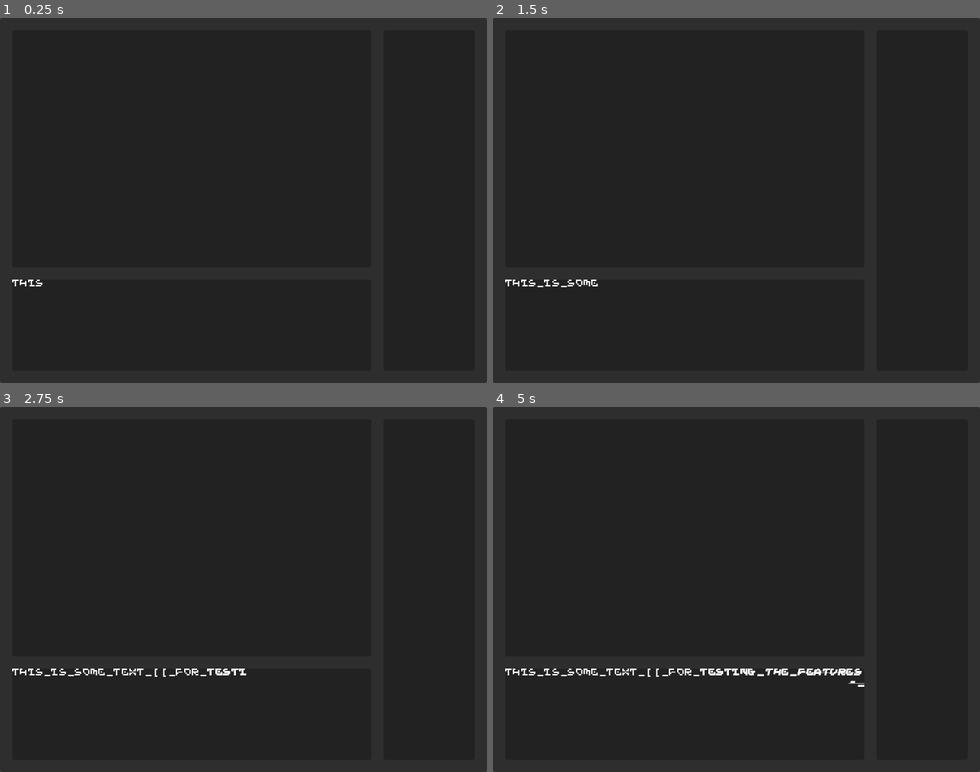
Above: before the commit, frames 1-4 (two rows, left to right).
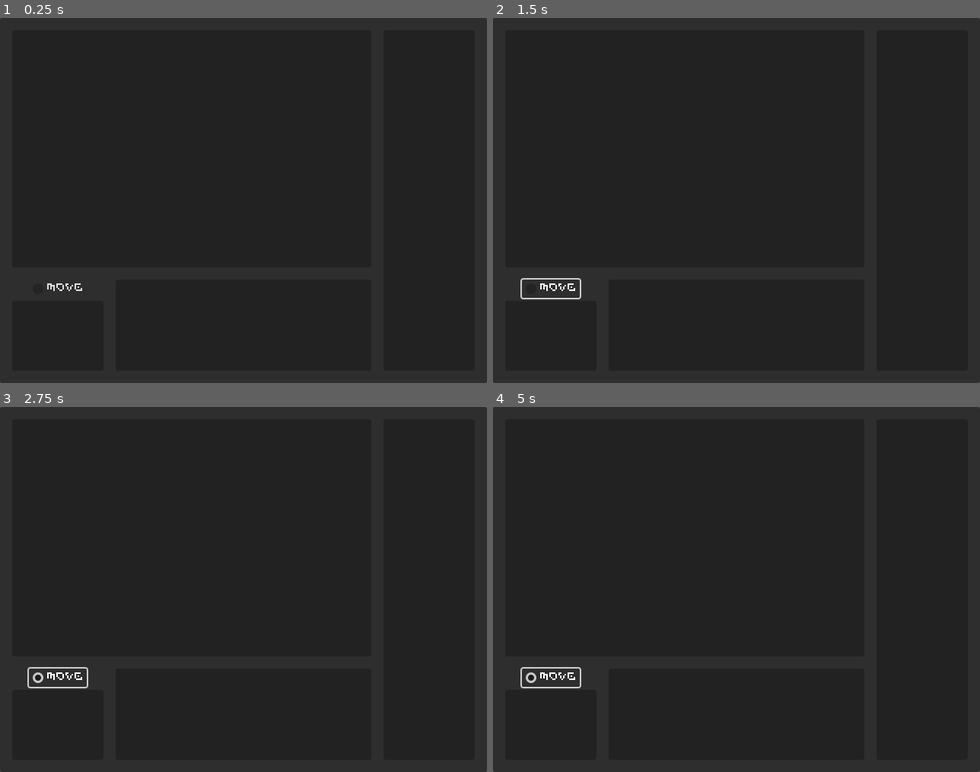
Above: after the commit, the same moments.

Repository: ViciousElia/escaping-ganymede
Game: Godot game, scene res://interfaces/screen_interface.tscn
Two runs of this game, one before a commit and one after it. Both use one fixed random seed, a clock stepped at 60 frames per second and the inputs below. The project has no main scene, so this scene is started directly.
Inputs (mouse positions are in pixels of both pictures, inside the frame that each line leads up to):
- Up to frame 1 (0.25 s): no input
- Up to frame 2 (1.5 s): click (551, 288) at 0.5 s, where only the run after the commit has a clickable "Move"; click (551, 288) at 1.25 s, where only the run after the commit has a clickable "Move"
- Up to frame 3 (2.75 s): click (58, 677) at 2 s, where only the run after the commit has a clickable "Move"
- Up to frame 4 (5 s): tap Enter at 2.75 s; move the mouse to (682, 713) at 2.77 s; click (682, 713) at 2.92 s; move the mouse to (639, 607) at 3.52 s; click (639, 607) at 3.67 s; tap Space at 4.25 s; move the mouse to (785, 509) at 4.27 s; click (785, 509) at 4.42 s

The runs differ from the first frame. In frame 1, 0.1% of the frame differs, in the area x 2-17%, y 71-75%; in frame 2, 0.3%; in frame 3, 0.6%; in frame 4, 1.0%, in the area x 2-77%, y 71-78%.

Commit message:
almost completed MessageInterface. Still need to finish longer Instant Text

Diff:
--- a/interfaces/message_interface.gd
+++ b/interfaces/message_interface.gd
@@ -51,15 +51,31 @@
 ## value after each value. Counts time in milliseconds.
 var _adhoc_timer : int = -1
 
+var _clearing : bool = false
+var _lines : Array[int] = []
+@export var line_size : Vector2i
+@export var char_size : Vector2i
+
 ## Time in milliseconds for [member _blinker] to (dis)appear
 const _BLINK : int = 500
 ## Time in milliseconds for pauses caused by [code][[pause]][/code] signals
 const _PAUSE : int = 750
-
-func _ready() : queue_text("This is some[[pause]] text [[ for [b]testing [i]the [s]features") # pass #
+const _CLEAR : int = 125
+
+func _ready() : pass
+	#queue_text("123456789012345678901234567890123456789012345678901234567890123456789012345678901234567890123456789012345678901234567890123456789012345678901234567890123456789012345678901234567890123456789012345678901234567890123456789012345678901234567890123456789012345678901234567890123456789012345678901234567890123456789012345678901234567890123456789012345678901234567890123456789012345678901234567890123456789012345678901234567890") # pass #
+	#queue_text("This is some[[pause]] text [[ for [b]testing [i]the [s]features") # pass #
 func _process(delta: float) :
 	if !visible : return
-	if _waited :
+	if _clearing :
+		if _adhoc_timer <= 0 :
+			_adhoc_timer = _CLEAR
+			$RichText.text = $RichText.text.substr(_lines[0])
+			_lines.pop_front()
+			if _lines.is_empty() :
+				_clearing = false
+				advance()
+	elif _waited :
 		if _adhoc_timer <= 0 :
 			_adhoc_timer = _BLINK
 			if $RichText.text.ends_with(_blinker) : $RichText.text = $RichText.text.trim_suffix(_blinker)
@@ -70,6 +86,18 @@
 			if _delay == 0 :
 				nextChar = true
 			elif _delay < 0 :
+				var currentString = message_history[_current_message].replace("[[pause]]","").replace("[[wait]]","")
+				var maxLength = line_size.x * (line_size.y - 2)
+				var fullStrip = currentString.replace("[b]","").replace("[/b]","").replace("[i]","").replace("[/i]","").replace("[s]","").replace("[/s]","")
+				if fullStrip.length() < maxLength :
+					_message_progress = currentString.length() + 1
+					$RichText.text = currentString
+					_lines.push_back($RichText.text.length())
+					_queued = false
+					_wait_text()
+				else:
+
+					pass
 				pass # TODO : figure out how to advance text until it's full
 			else :
 				if _adhoc_timer <= 0 :
@@ -87,13 +115,15 @@
 							var commandText = currentString.substr(_message_progress,closeTag+2-_message_progress)
 							match commandText :
 								"[[pause]]" :
+									_message_progress += 9
 									isCommand = true
 									_active = false
 									_adhoc_timer = _PAUSE
-									_message_progress += 9
 								"[[wait]]" :
+									_message_progress += 8
 									isCommand = true
-									_message_progress += 8
+									var lines_length = _lines.reduce(func(accum,number):return accum+number,0)
+									_lines.push_back($RichText.text.length()-lines_length)
 									_wait_text()
 								_: nextChunk = currentString[_message_progress]
 						else : nextChunk = currentString[_message_progress]
@@ -112,8 +142,19 @@
 				if !isCommand :
 					$RichText.text += nextChunk
 					_message_progress += 1
-					if _message_progress >= currentString.length() : _wait_text()
-				pass # TODO : identify when the buffer is full
+					if _message_progress >= currentString.length() :
+						var lines_length = _lines.reduce(func(accum,number):return accum+number,0)
+						_lines.push_back($RichText.text.length()-lines_length)
+						_wait_text()
+					var reducedText = $RichText.text.replace("[b]","").replace("[/b]","").replace("[i]","").replace("[/i]","").replace("[s]","").replace("[/s]","")
+					var lines_length = _lines.reduce(func(accum,number):return accum+number,0)
+					if reducedText.length() - lines_length > line_size.x :
+						var lastSpace = $RichText.text.rfind(" ")
+						if reducedText.length() - lastSpace > line_size.x : _lines.push_back(line_size.x)
+						elif lastSpace > 0 : _lines.push_back(lastSpace - lines_length)
+					if _lines.size()+2 >= line_size.y :
+						_lines.push_back(reducedText.length() - lines_length - _lines[-1])
+						_wait_text()
 		elif _adhoc_timer <= 0 : _active = true
 	else :
 		_delay = 0
@@ -144,14 +185,12 @@
 ## to prevent wasted space in saved games. In addition the [member _queued] and
 ## [member _active] flags are set, and [member _delay] is set to zero.[br][br]
 ## Short-hand for [code]queue_text(text,0)[/code]
-func flash_text(text : String) :
-	if message_history.size() == 256 : message_history.pop_front()
-	_queued = true
-	_active = true
-	_delay = 0
-	_current_message = message_history.size()
-	message_history.push_back(text)
-	_message_progress = 0
+func flash_text(text : String) : queue_text(text,0)
+
+## Sets text to advance frame-by-frame.
+func _rush_text() : set_deferred("_delay",0)
+## Sets text to display instantly.
+func _instant_text() : set_deferred("_delay",-1)
 
 ## Sets [member _waited] flag and configures [member _blinker] as a symbol to blink
 ## at the end of the currently displayed text. While waiting, the blinker will blink
@@ -160,25 +199,25 @@
 	_waited = true
 	_blinker = "[right]"+local_blinker+"[/right]"
 
-## Sets text to advance frame-by-frame.
-func _rush_text() : set_deferred("_delay",0)
-## Sets text to display instantly.
-func _instant_text() : set_deferred("_delay",-1)
-
 ## Advances text from a wait state. Checks if the message is finished displaying
 ## and signals [ScreenInterface] that it's time to clear the [MessageInterface].
 ## This is public to allow external objects to unpause waiting or speed up text
 ## but should be used sparingly.
 func advance() :
+	if _clearing : return
 	if _waited :
-		_waited = false
-		## TODO : clear visible lines ... somehow
+		if !_lines.is_empty() :
+			_clearing = true
+			return
+		# clear blinker, if necessary
+		if $RichText.text.ends_with(_blinker) : $RichText.text = $RichText.text.trim_suffix(_blinker)
 		if _message_progress >= message_history[_current_message].length() :
 			_delay = 0
 			_queued = false
 			_active = false
 			_waited = false
 			cleared_message.emit()
+		_waited = false
 	elif !_active : _active = true
 	elif _delay > 0 : _rush_text()
 	elif _delay == 0 : _instant_text()
@@ -188,6 +227,8 @@
 ## [member _delay] to 0, from 0 to -1.
 func _on_gui_input(event: InputEvent) -> void:
 	if event is InputEventMouseMotion : return
+	if event is InputEventMouseButton and !event.pressed : return
+	if event is InputEventKey and !event.pressed : return
 	if _waited : advance()
 	elif !_active : _active = true
 	elif _delay > 0 : _rush_text()
--- a/interfaces/message_interface.tscn
+++ b/interfaces/message_interface.tscn
@@ -8,10 +8,16 @@
 anchor_bottom = 1.0
 grow_horizontal = 2
 grow_vertical = 2
+focus_mode = 2
 script = ExtResource("1_v4ie7")
+line_size = Vector2i(53, 32)
+char_size = Vector2i(12, 14)
 
 [node name="RichText" type="RichTextLabel" parent="."]
 layout_mode = 2
+mouse_filter = 1
 bbcode_enabled = true
+scroll_active = false
+shortcut_keys_enabled = false
 
 [connection signal="gui_input" from="." to="." method="_on_gui_input"]
--- a/interfaces/screen_interface.gd
+++ b/interfaces/screen_interface.gd
@@ -1,6 +1,10 @@
 class_name ScreenInterface
 extends PanelContainer
+## Screen layout that contains the various interactable elements available during play.
 
+var project_theme = load(ProjectSettings.get_setting("gui/theme/custom"))
+
+## Placeholder for the [NavigationMap] interface.
 var navigation_map
 var side_panel
 var menu_panel
@@ -18,11 +22,21 @@
 
 func _on_resized() -> void:
 	var heightPercent = max(min(0.25 * size.y, 240),120)
-	var widthPercent = max(min(0.1875*size.x,240),120)
+	var widthPercent = max(min(0.1875 * size.x,240),120)
+	var replace_this_with_durable_code = size.x - widthPercent - 48
+	# TODO : replace that with durable code, for fuck's sake
 
 	navigation_map.custom_minimum_size = Vector2(widthPercent,heightPercent)
 	navigation_map.set_deferred("size",Vector2(widthPercent,heightPercent))
 	side_panel.custom_minimum_size.x = widthPercent
 	side_panel.set_deferred("size",Vector2(widthPercent,side_panel.size.y))
 	message_panel.custom_minimum_size.y = heightPercent
-	message_panel.set_deferred("size",Vector2(message_panel.size.x,heightPercent))
+	message_panel.set_deferred("size",Vector2(replace_this_with_durable_code,heightPercent))
+	message_panel.line_size.x = replace_this_with_durable_code / message_panel.char_size.x
+	message_panel.line_size.y = heightPercent / message_panel.char_size.y
+
+
+func _on_message_interface_cleared_message() -> void:
+	$MarginAllowance/MainSplit/LeftSplit/MessageInterface.set_deferred("visible",false)
+	$MarginAllowance/MainSplit/LeftSplit/MenuSplit.visible = true
+	pass # Replace with function body.
--- a/interfaces/screen_interface.tscn
+++ b/interfaces/screen_interface.tscn
@@ -32,7 +32,6 @@
 size_flags_vertical = 3
 
 [node name="MenuSplit" type="HSplitContainer" parent="MarginAllowance/MainSplit/LeftSplit"]
-visible = false
 custom_minimum_size = Vector2(0, 120)
 layout_mode = 2
 dragging_enabled = false
@@ -47,6 +46,7 @@
 size_flags_horizontal = 3
 
 [node name="MessageInterface" parent="MarginAllowance/MainSplit/LeftSplit" instance=ExtResource("3_4ruwl")]
+visible = false
 custom_minimum_size = Vector2(0, 120)
 layout_mode = 2
 
@@ -55,3 +55,4 @@
 layout_mode = 2
 
 [connection signal="resized" from="." to="." method="_on_resized"]
+[connection signal="cleared_message" from="MarginAllowance/MainSplit/LeftSplit/MessageInterface" to="." method="_on_message_interface_cleared_message"]
--- a/project.godot
+++ b/project.godot
@@ -22,7 +22,6 @@
 [gui]
 
 theme/custom="uid://bn26cd3acqn2o"
-theme/custom_font="uid://dhc3xeigmoel0"
 
 [rendering]
 
--- a/themes/default_theme.tres
+++ b/themes/default_theme.tres
@@ -1,18 +1,13 @@
-[gd_resource type="Theme" format=3 uid="uid://bn26cd3acqn2o"]
+[gd_resource type="Theme" load_steps=2 format=3 uid="uid://bn26cd3acqn2o"]
+
+[ext_resource type="FontFile" uid="uid://dhc3xeigmoel0" path="res://themes/escgnmd.ttf" id="1_mlkpy"]
 
 [resource]
-ItemList/font_sizes/font_size = 12
-Label/font_sizes/font_size = 12
-LineEdit/font_sizes/font_size = 12
+default_font = ExtResource("1_mlkpy")
+default_font_size = 14
 MarginContainer/constants/margin_bottom = 16
 MarginContainer/constants/margin_left = 16
 MarginContainer/constants/margin_right = 16
 MarginContainer/constants/margin_top = 16
 RichTextLabel/constants/line_separation = 2
-RichTextLabel/font_sizes/bold_font_size = 12
-RichTextLabel/font_sizes/bold_italics_font_size = 12
-RichTextLabel/font_sizes/italics_font_size = 12
-RichTextLabel/font_sizes/mono_font_size = 12
-RichTextLabel/font_sizes/normal_font_size = 12
 SplitContainer/constants/separation = 16
-TextEdit/font_sizes/font_size = 12
